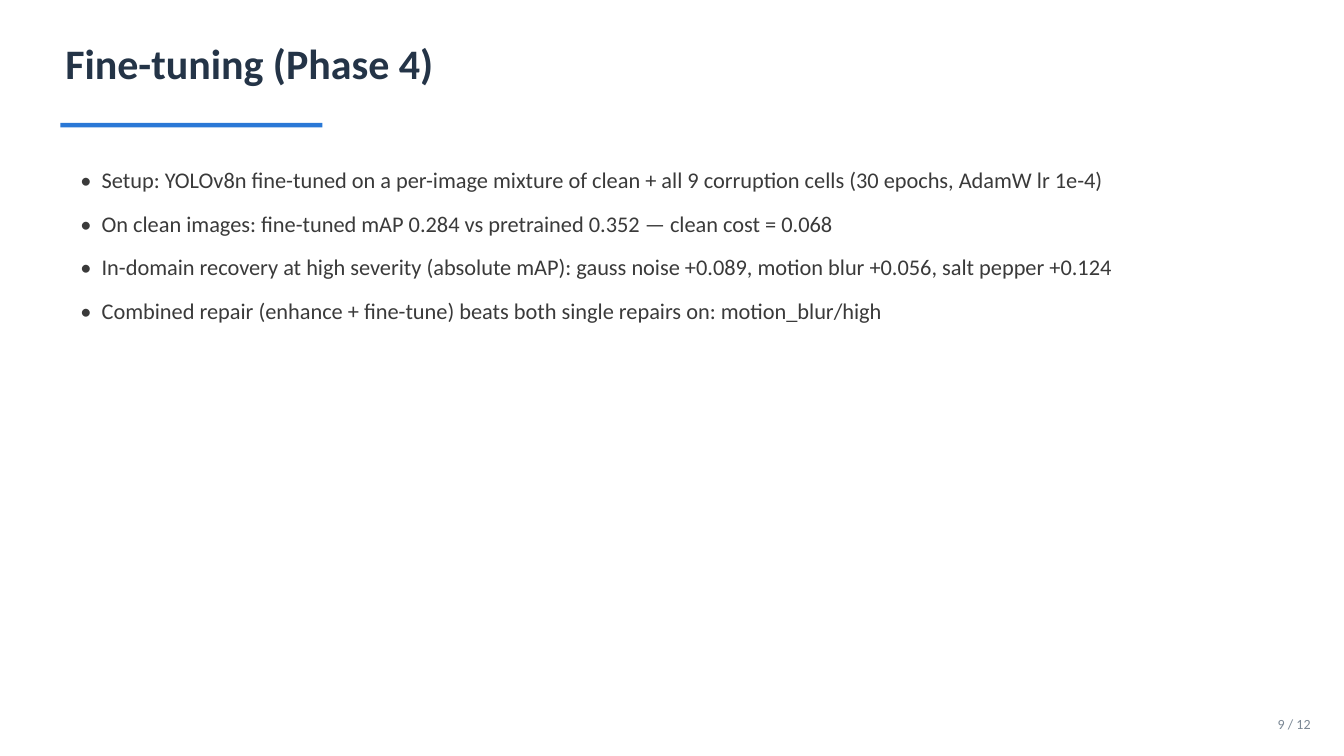
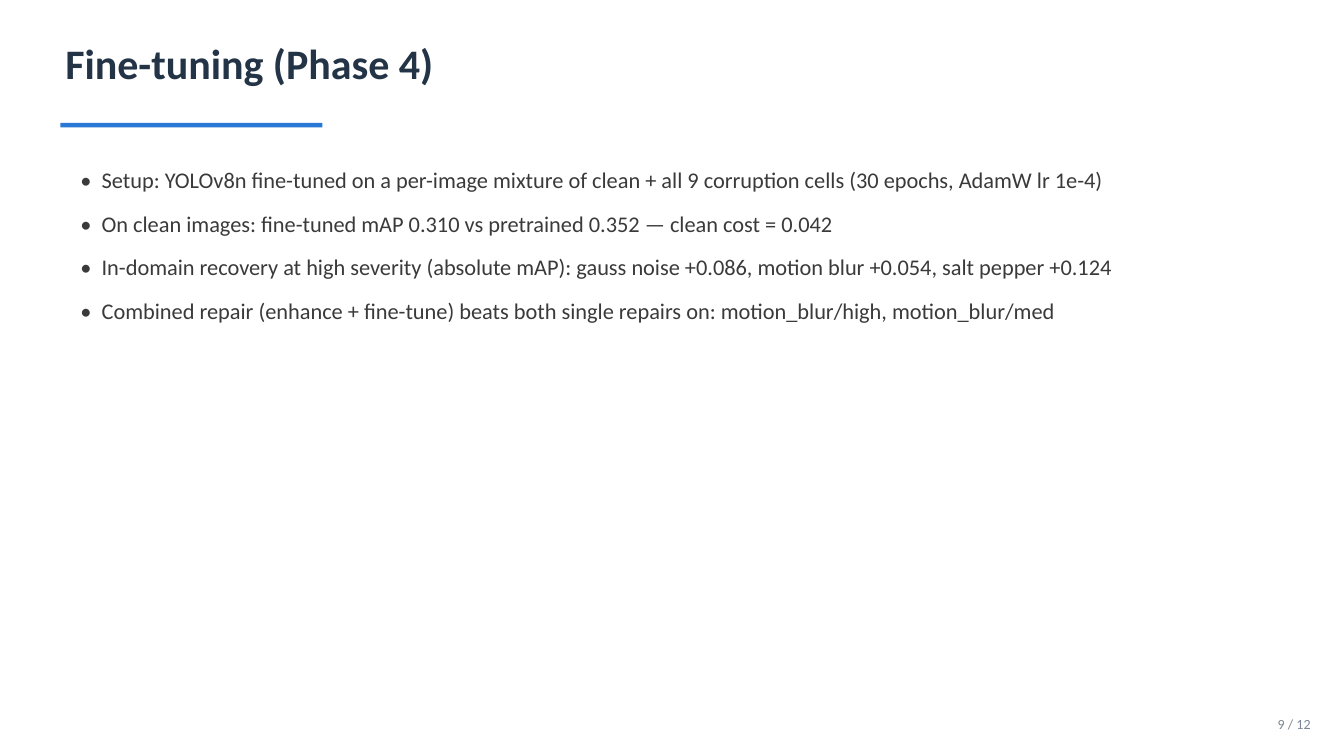
Before and after one commit to ShiraTzi/Final-Project-Image-Processing, a slide deck: slide 9 of slides/final_presentation.pptx. Drawn at 1344x756 pixels with LibreOffice and Linux fonts; fonts in the diff are those of the drawing. Boxes give left, top, right and bottom in pixels: in the first picture for what was removed or moved away, otherwise in the second. Text is boxed around its words. In the diff, an @@ line names an element or a change of style, - is before the commit and + after.

```diff
--- a/slides/final_presentation.pptx
+++ b/slides/final_presentation.pptx
@@ text at [102,216,1111,323]: text changed @@
-• On clean images: fine-tuned mAP 0.284 vs pretrained 0.352 — clean cost = 0.068
-• In-domain recovery at high severity (absolute mAP): gauss noise +0.089, motion blur +0.056, salt pepper +0.124
-• Combined repair (enhance + fine-tune) beats both single repairs on: motion_blur/high
+• On clean images: fine-tuned mAP 0.310 vs pretrained 0.352 — clean cost = 0.042
+• In-domain recovery at high severity (absolute mAP): gauss noise +0.086, motion blur +0.054, salt pepper +0.124
+• Combined repair (enhance + fine-tune) beats both single repairs on: motion_blur/high, motion_blur/med
```
Also in this commit, not shown: 4 other slides changed, 58 other files.
